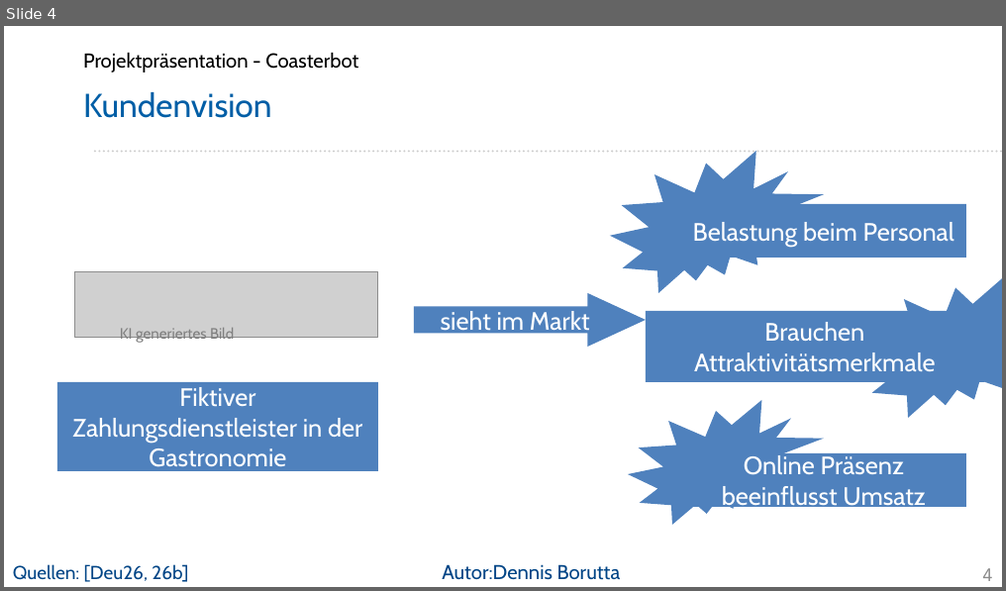
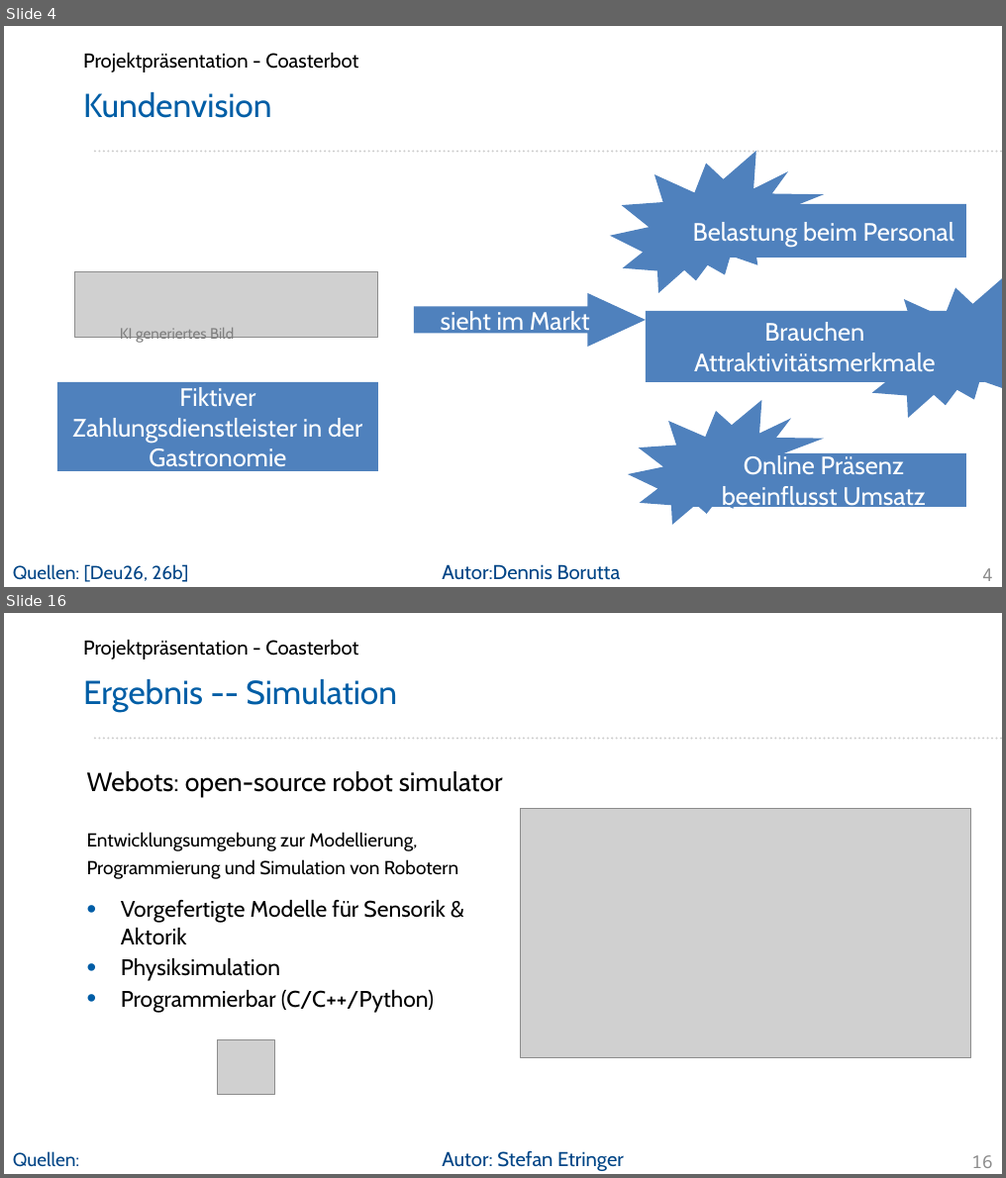
Before and after one commit to Project-CoasterBot/coasterbot, a slide deck: M6_Projekträsentation/se_Projektpräsentation_Coasterbot.odp. Shown one above the other, each under a label of ours: slide 4 before the commit, slides 4 and 16 after it; the slides between them are not shown. The pictures are 1006x591 and 1006x1178 pixels, drawn with LibreOffice and Linux fonts; fonts in the diff are those of the drawing; grey boxes stand for pictures; background and template pictures are left out. Boxes give left, top, right and bottom in pixels: in the first picture for what was removed or moved away, otherwise in the second. Text is boxed around its words. In the diff, an @@ line names an element or a change of style, - is before the commit and + after.

Commit message:
Bilder eingefügt, Text angepasst

```diff
--- a/M6_Projekträsentation/se_Projektpräsentation_Coasterbot.odp
+++ b/M6_Projekträsentation/se_Projektpräsentation_Coasterbot.odp
@@ slide 16 added at bbox=[4, 613, 1002, 1174], background #FFFFFF; not listed: 1 template element that a slide beside it also shows @@
@@ text added at bbox=[83, 639, 358, 660], 16 pt, text #000000 @@
+Projektpräsentation - Coasterbot
@@ title added at bbox=[83, 679, 397, 712], 26.4 pt, text #005EA6 @@
+Ergebnis -- Simulation
@@ text added at bbox=[87, 771, 503, 1013], 18 pt, text #000000 @@
+Webots: open-source robot simulator
+Entwicklungsumgebung zur Modellierung, Programmierung und Simulation von Robotern
+• Vorgefertigte Modelle für Sensorik & Aktorik
+• Physiksimulation
+• Programmierbar (C/C++/Python)
@@ picture added at bbox=[521, 809, 971, 1059] @@
@@ picture added at bbox=[218, 1041, 274, 1095] @@
@@ text added at bbox=[13, 1152, 79, 1167], 15 pt, text #004586 @@
+Quellen:
@@ text added at bbox=[442, 1151, 624, 1171], 16 pt, text #004586 @@
+Autor: Stefan Etringer
@@ page number added at bbox=[971, 1156, 992, 1168], 14 pt, text #8C8C8C @@
+16
```
Also in this commit, not shown: 11 slides changed, 3 other slides added, 1 slide removed.
